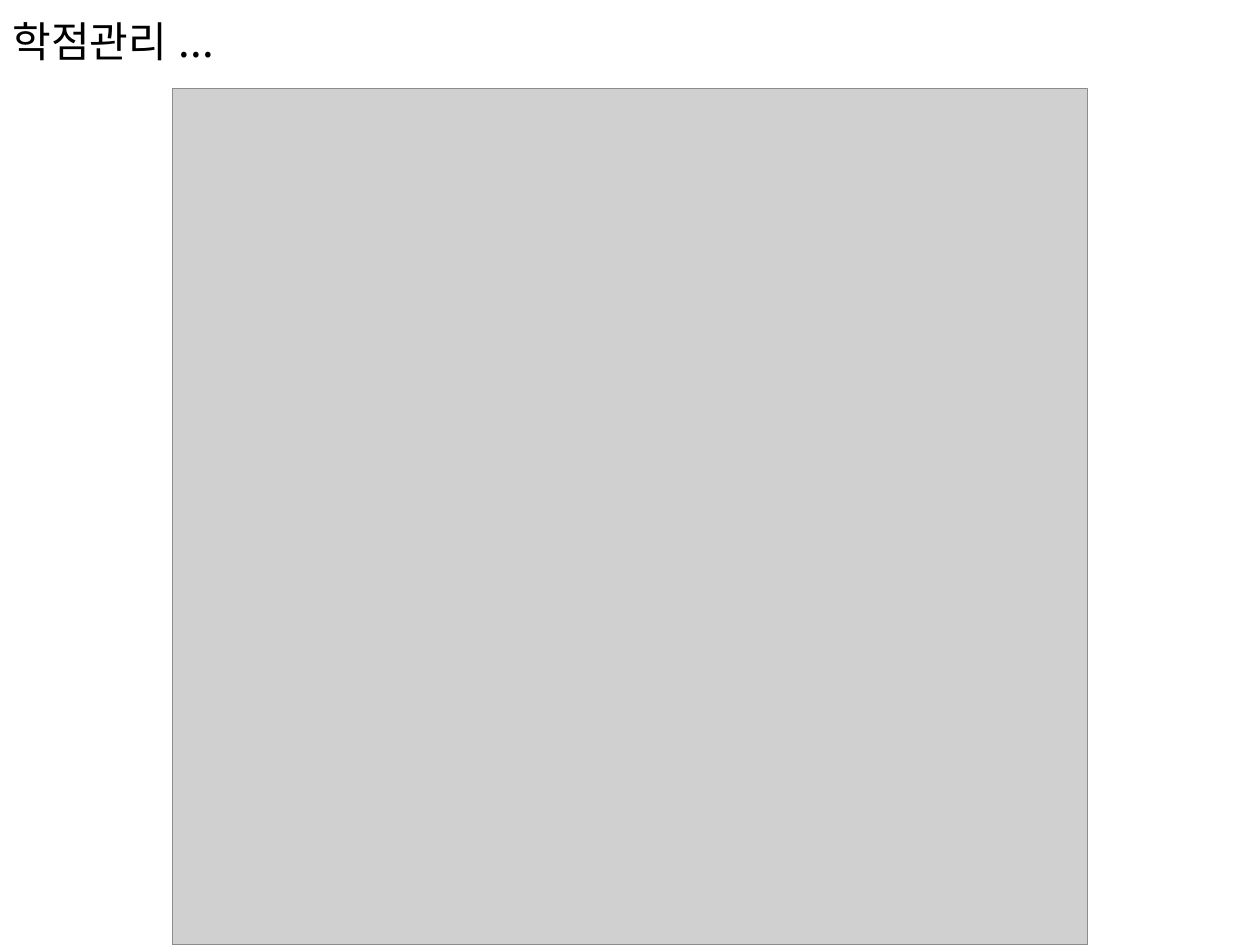
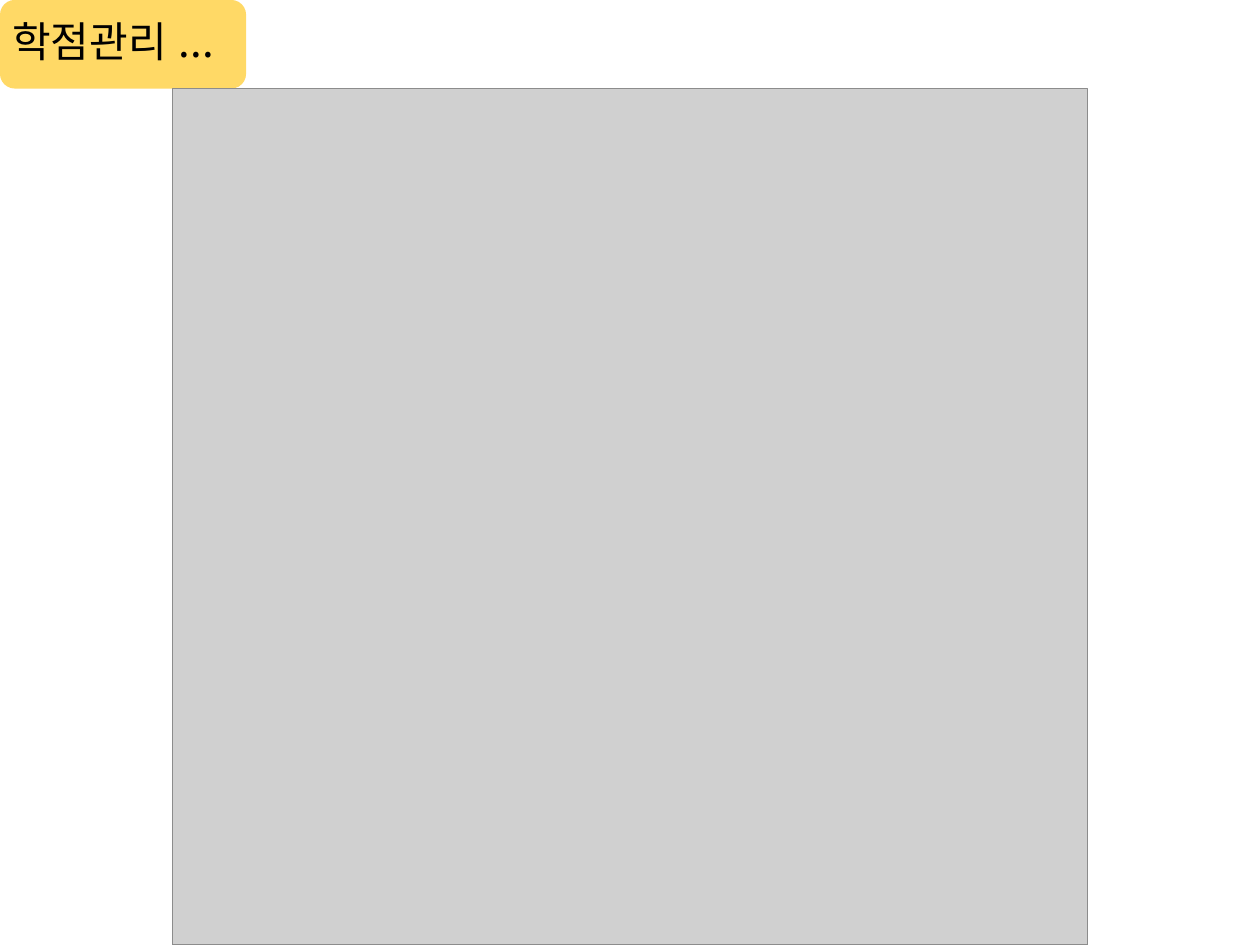
Before and after one commit to ShinHyungjin/Java_Swing_Project, a slide deck: slide 13 of PPT Source/PowerPoinT/Team4 PPT1.pptx. Drawn at 1260x945 pixels with LibreOffice and Linux fonts; fonts in the diff are those of the drawing; grey boxes stand for pictures; background and template pictures are left out. Boxes give left, top, right and bottom in pixels: in the first picture for what was removed or moved away, otherwise in the second. Text is boxed around its words. In the diff, an @@ line names an element or a change of style, - is before the commit and + after.

```diff
--- a/PPT Source/PowerPoinT/Team4 PPT1.pptx
+++ b/PPT Source/PowerPoinT/Team4 PPT1.pptx
@@ rounded rectangle added at (0,0,246,88), fill #FFC000 at 60% opacity @@
```
Also in this commit, not shown: 12 other slides changed, 5 slides added, 1 other file.
